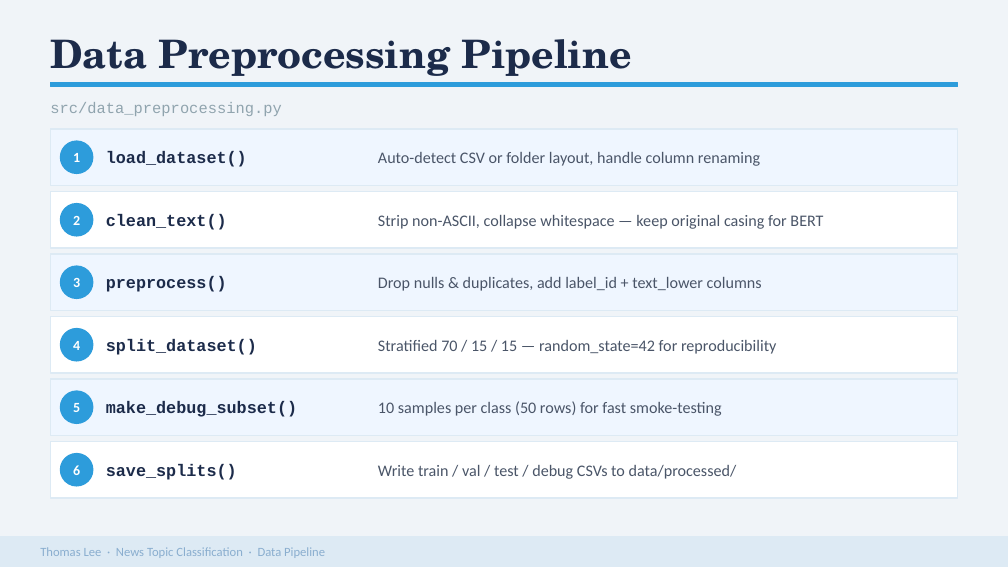
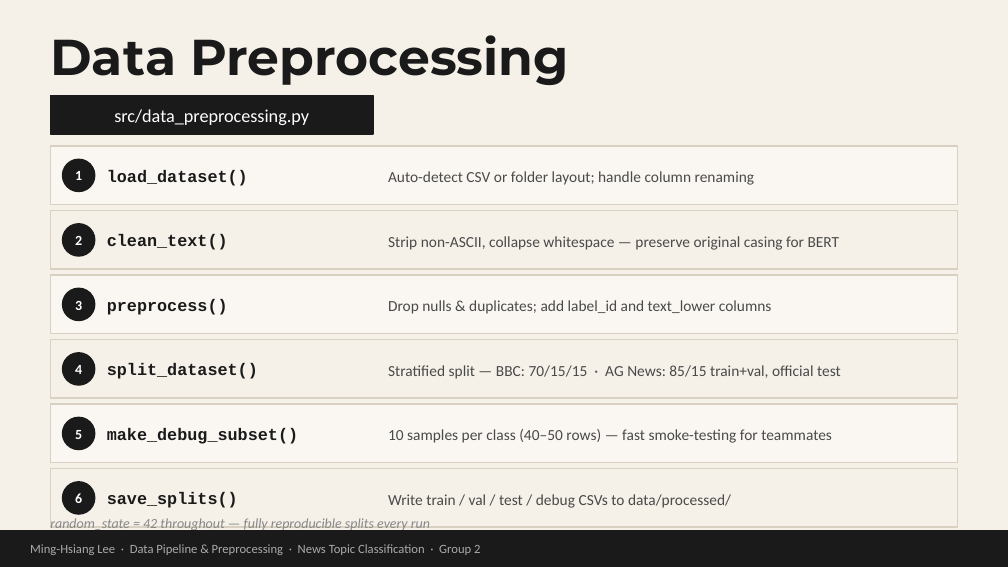
Before and after one commit to mhleethomas/News_Topic_Classification, a slide deck: slide 4 of thomas_presentation.pptx. Drawn at 1008x567 pixels with LibreOffice and Linux fonts; fonts in the diff are those of the drawing. Boxes give left, top, right and bottom in pixels: in the first picture for what was removed or moved away, otherwise in the second. Text is boxed around its words. In the diff, an @@ line names an element or a change of style, - is before the commit and + after.

```diff
--- a/thomas_presentation.pptx
+++ b/thomas_presentation.pptx
@@ background #F0F4F8 to #F5F0E8 @@
@@ text at (50,35,569,85): text changed; size 28 to 36 pt; font TeX Gyre Schola to Montserrat; text colour #1C2B4A to #1A1A1A @@
-Data Preprocessing Pipeline
+Data Preprocessing
@@ text "src/data_preprocessing.py" at (114,109,309,125): size 11 to 13 pt, font Courier New to Calibri, text colour #90A4AE to #FFFFFF; alignment left to centre @@
@@ fill #2D9CDB to #1A1A1A; outline #2D9CDB 1 pt to #1A1A1A 1 pt in 7 elements at (62,159,95,192), (62,224,95,256), (62,288,95,321), (62,353,95,385), (62,417,95,450), (62,482,95,514), (50,96,373,134) @@
@@ rectangle: place and size @@
-rectangle at (50,83,958,87)
+rectangle at (50,96,373,134)
@@ rectangle: place and size @@
-rectangle at (50,129,958,185)
+rectangle at (50,146,958,205)
@@ text "load_dataset()": place and size @@
-text "load_dataset()" at (106,151,247,167)
+text "load_dataset()" at (107,170,248,186)
@@ text at (388,171,755,185): text changed; size 11.5 to 11 pt; text colour #4A5568 to #4A4A4A @@
-Auto-detect CSV or folder layout, handle column renaming
+Auto-detect CSV or folder layout; handle column renaming
@@ text "clean_text()": place and size @@
-text "clean_text()" at (106,214,227,230)
+text "clean_text()" at (107,234,228,250)
@@ text at (388,236,840,250): text changed; size 11.5 to 11 pt; text colour #4A5568 to #4A4A4A @@
-Strip non-ASCII, collapse whitespace — keep original casing for BERT
+Strip non-ASCII, collapse whitespace — preserve original casing for BERT
@@ 3 texts, 3 ellipses, 2 rectangles: place and size @@
-3 texts, 3 ellipses, 2 rectangles at (50,141,958,310)
+3 texts, 3 ellipses, 2 rectangles at (50,159,958,334)
@@ text "preprocess()": place and size @@
-text "preprocess()" at (106,276,227,292)
+text "preprocess()" at (107,299,228,315)
@@ text at (388,300,772,314): text changed; size 11.5 to 11 pt; text colour #4A5568 to #4A4A4A @@
-Drop nulls & duplicates, add label_id + text_lower columns
+Drop nulls & duplicates; add label_id and text_lower columns
@@ text "split_dataset()": place and size @@
-text "split_dataset()" at (106,339,257,355)
+text "split_dataset()" at (107,363,258,379)
@@ text at (388,365,841,379): text changed; size 11.5 to 11 pt; text colour #4A5568 to #4A4A4A @@
-Stratified 70 / 15 / 15 — random_state=42 for reproducibility
+Stratified split — BBC: 70/15/15 · AG News: 85/15 train+val, official test
@@ fill #EFF6FF to #FAF7F2; outline #DDEAF4 1 pt to #D8D0C0 1 pt in 3 elements at (50,146,958,205), (50,275,958,334), (50,404,958,463) @@
@@ text "make_debug_subset()": place and size @@
-text "make_debug_subset()" at (106,401,297,417)
+text "make_debug_subset()" at (107,428,298,444)
@@ text at (388,429,832,443): text changed; size 11.5 to 11 pt; text colour #4A5568 to #4A4A4A @@
-10 samples per class (50 rows) for fast smoke-testing
+10 samples per class (40–50 rows) — fast smoke-testing for teammates
@@ 3 rectangles, 2 texts, 2 ellipses: place and size @@
-3 rectangles, 2 texts, 2 ellipses at (50,317,958,498)
+3 rectangles, 2 texts, 2 ellipses at (50,340,958,527)
@@ fill #FFFFFF to #F5F0E8; outline #DDEAF4 1 pt to #D8D0C0 1 pt in 3 elements at (50,211,958,269), (50,340,958,398), (50,469,958,527) @@
@@ text colour #1C2B4A to #1A1A1A in 6 elements at (107,170,248,186), (107,234,228,250), (107,299,228,315), (107,363,258,379), (107,428,298,444), (107,492,238,508) @@
@@ text "save_splits()": place and size @@
-text "save_splits()" at (106,464,237,480)
+text "save_splits()" at (107,492,238,508)
@@ text "Write train / val / ...": place and size @@
-text "Write train / val / ..." at (378,465,737,479)
+text "Write train / val / ..." at (388,494,731,508)
@@ text "Write train / val / ..." at (388,494,731,508): size 11.5 to 11 pt, text colour #4A5568 to #4A4A4A @@
@@ text "6": place and size @@
-text "6" at (73,465,80,475)
+text "6" at (75,493,82,503)
@@ ellipse: place and size @@
-ellipse at (60,454,93,486)
+ellipse at (62,482,95,514)
@@ rectangle: place and size @@
-rectangle at (0,537,1008,567)
+rectangle at (0,531,1008,566)
@@ rectangle at (0,531,1008,566): fill #DDEAF4 to #1A1A1A; outline #DDEAF4 1 pt to #1A1A1A 1 pt @@
@@ text added at (50,518,430,532), 10 pt, text #888888, italic @@
+random_state = 42 throughout — fully reproducible splits every run
@@ text at (30,544,480,555): text changed; text colour #8AAECF to #AAAAAA @@
-Thomas Lee · News Topic Classification · Data Pipeline
+Ming-Hsiang Lee · Data Pipeline & Preprocessing · News Topic Classification · Group 2
```
Also in this commit, not shown: 3 other slides changed, 4 slides added, 7 slides removed, 1 other file.
